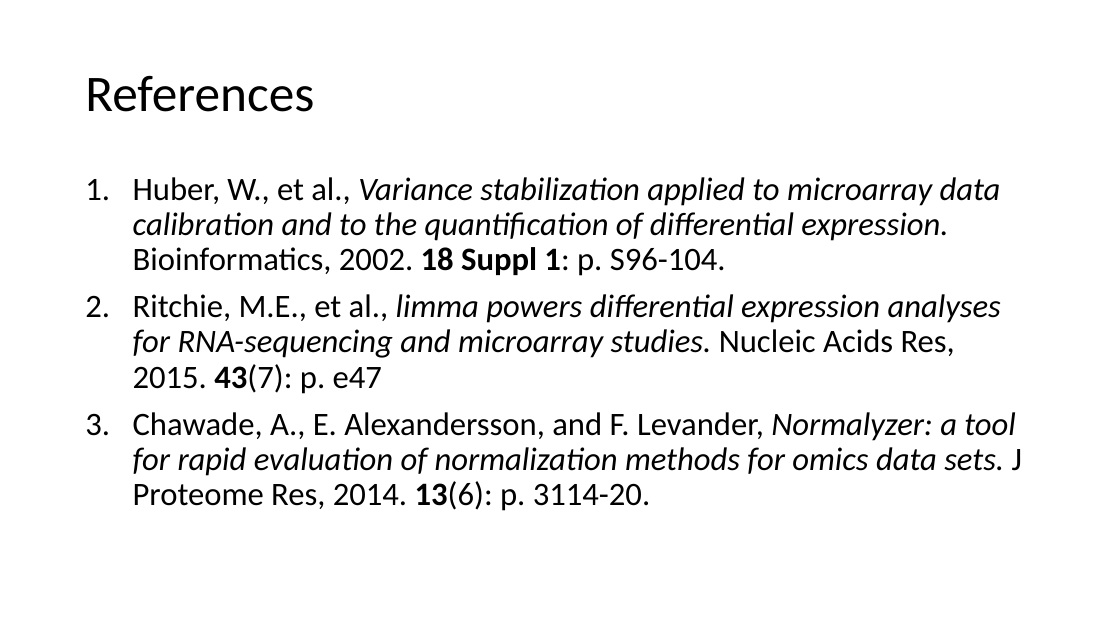
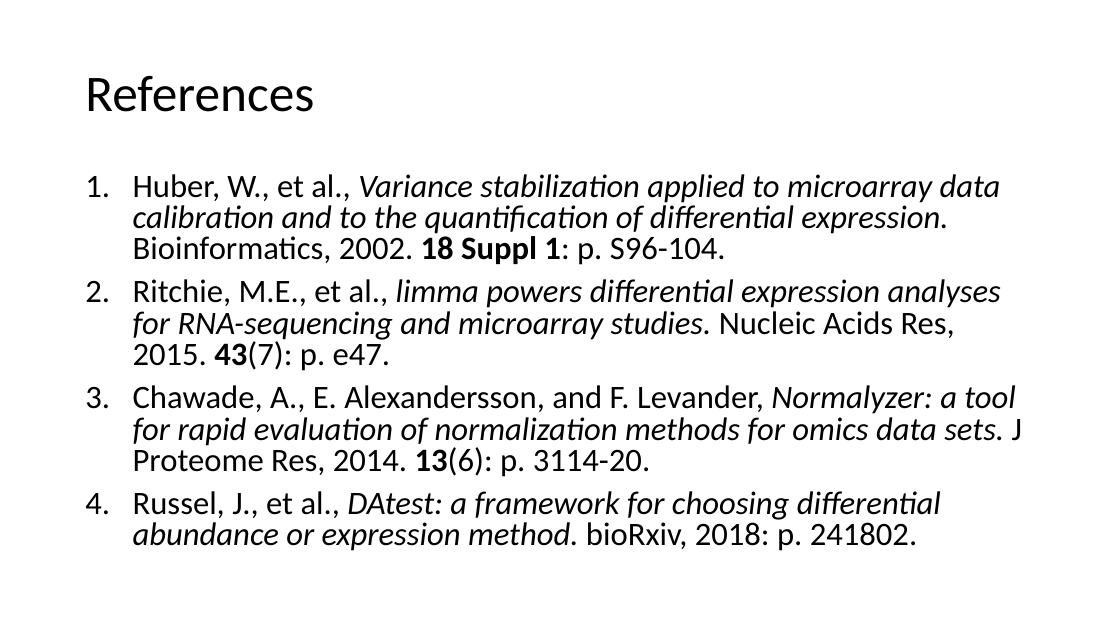
Before and after one commit to ByrumLab/proteiNorm, a slide deck: slide 10 of presentation/proteiNorm_IDeA.pptx (slide 9 before the commit). Drawn at 1120x630 pixels with LibreOffice and Linux fonts; fonts in the diff are those of the drawing. Boxes give left, top, right and bottom in pixels: in the first picture for what was removed or moved away, otherwise in the second. Text is boxed around its words. In the diff, an @@ line names an element or a change of style, - is before the commit and + after.

```diff
--- a/presentation/proteiNorm_IDeA.pptx
+++ b/presentation/proteiNorm_IDeA.pptx
@@ text at (133, 174, 1022, 477): line spacing 0.9 to 0.8 @@
@@ text at (133, 279, 1001, 371): text changed @@
-2. Ritchie, M.E., et al., limma powers differential expression analyses for RNA-sequencing and microarray studies. Nucleic Acids Res, 2015. 43(7): p. e47
+2. Ritchie, M.E., et al., limma powers differential expression analyses for RNA-sequencing and microarray studies. Nucleic Acids Res, 2015. 43(7): p. e47.
@@ text at (133, 491, 941, 551): paragraph added @@
+4. Russel, J., et al., DAtest: a framework for choosing differential abundance or expression method. bioRxiv, 2018: p. 241802.
```
Also in this commit, not shown: 1 other slide changed, 1 slide added, 26 other files.
